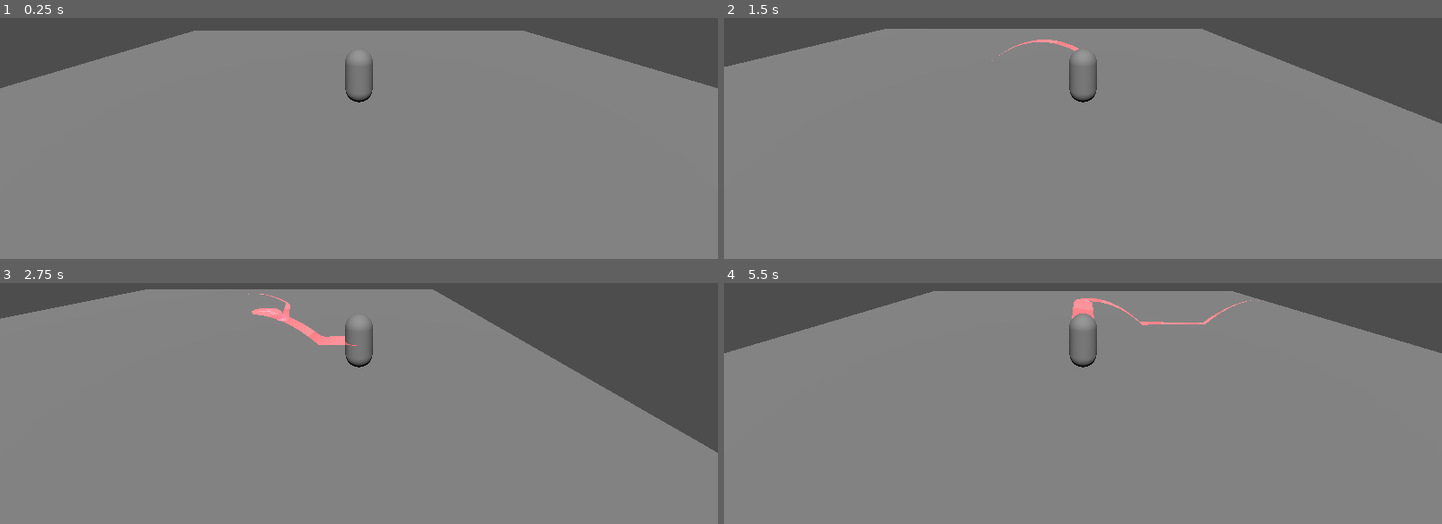
Above: before the commit, frames 1-4 (two rows, left to right).
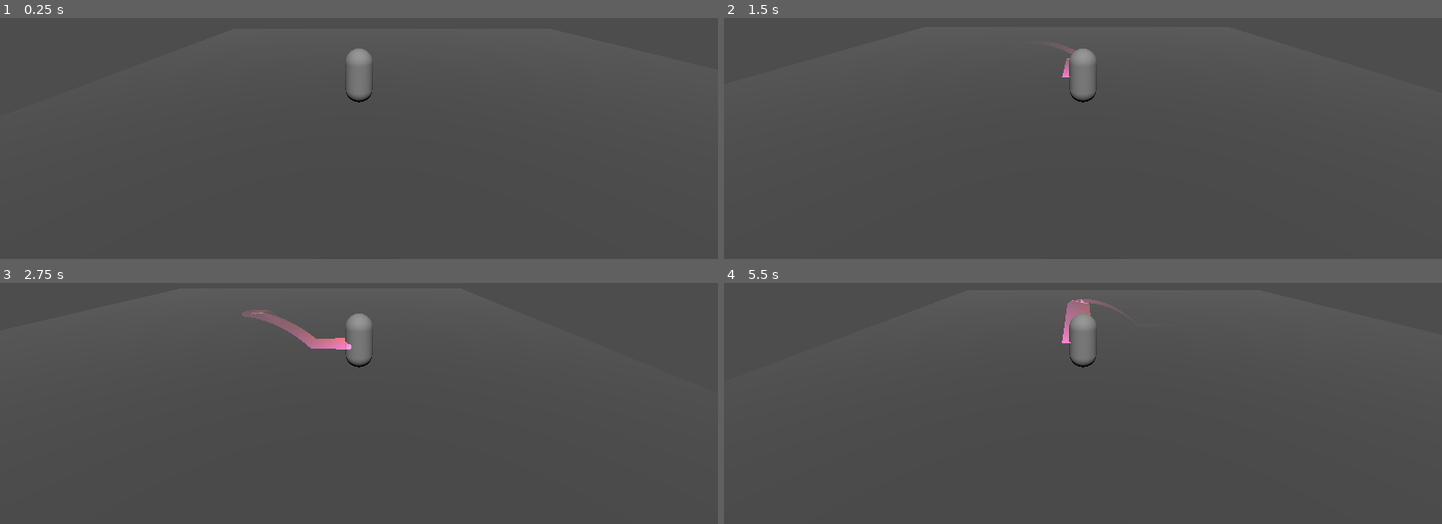
Above: after the commit, the same moments.

Repository: metanoia83/Godot-4.0-Motion-Trail
Game: Godot game, scene res://MainScene.tscn
Two runs of this game, one before a commit and one after it. Both use one fixed random seed, a clock stepped at 60 frames per second and the inputs below.
Inputs:
- Up to frame 1 (0.25 s): no input
- Up to frame 2 (1.5 s): tap Enter (ui_accept) at 0.5, 0.77 s; hold Right (ui_right) 0.53-1.28 s; hold Down (ui_down) from 1.28 s (still down)
- Up to frame 3 (2.75 s): tap Enter (ui_accept) at 1.52 s; release Down (ui_down) at 2.03 s; hold Right (ui_right) from 2.03 s (still down)
- Up to frame 4 (5.5 s): release Right (ui_right) at 2.78 s; hold Up (ui_up) 2.78-3.53 s; tap Enter (ui_accept) at 3.02, 3.77, 4.52 s; hold Left (ui_left) 3.53-5.03 s; hold Down (ui_down) from 5.03 s (still down)

The runs differ from the first frame. In frame 1, 88% of the frame differs, in the area x 0-100%, y 5-100%; in frame 2, 86%; in frame 3, 82%; in frame 4, 88%, in the area x 0-100%, y 3-100%.

Commit message:
- working in Godot 4.1.3 - working in editor - more color/alpha interpolation modes - forward/backward interpolation

Diff:
--- a/MainScene.tscn
+++ b/MainScene.tscn
@@ -7,22 +7,28 @@
 
 [sub_resource type="CapsuleShape3D" id="CapsuleShape3D_xyms8"]
 
-[sub_resource type="Gradient" id="Gradient_ld3mo"]
-colors = PackedColorArray(1, 0.0117647, 0.105882, 0.607843, 1, 0.483429, 0.513289, 0.443137)
+[sub_resource type="Gradient" id="Gradient_fds4x"]
+colors = PackedColorArray(0.952941, 0.34902, 0.317647, 0.745098, 0.892921, 0.45847, 0.709265, 0.760784)
 
-[sub_resource type="GradientTexture2D" id="GradientTexture2D_wiuo0"]
-gradient = SubResource("Gradient_ld3mo")
+[sub_resource type="GradientTexture2D" id="GradientTexture2D_ih4d6"]
+gradient = SubResource("Gradient_fds4x")
 
-[sub_resource type="StandardMaterial3D" id="StandardMaterial3D_hftvf"]
+[sub_resource type="StandardMaterial3D" id="StandardMaterial3D_wcfm6"]
 transparency = 1
 blend_mode = 1
 cull_mode = 2
 shading_mode = 0
-albedo_color = Color(1, 0.376471, 0.458824, 1)
-albedo_texture = SubResource("GradientTexture2D_wiuo0")
+vertex_color_use_as_albedo = true
+albedo_color = Color(0.996078, 0.639216, 1, 1)
+albedo_texture = SubResource("GradientTexture2D_ih4d6")
+
+[sub_resource type="ImmediateMesh" id="ImmediateMesh_vgym8"]
 
 [sub_resource type="BoxMesh" id="BoxMesh_4ov2t"]
 size = Vector3(30, 1, 30)
+
+[sub_resource type="StandardMaterial3D" id="StandardMaterial3D_g18ay"]
+albedo_color = Color(0.301961, 0.301961, 0.301961, 1)
 
 [sub_resource type="ConcavePolygonShape3D" id="ConcavePolygonShape3D_s2mxv"]
 data = PackedVector3Array(-15, 0.5, 15, 15, 0.5, 15, -15, -0.5, 15, 15, 0.5, 15, 15, -0.5, 15, -15, -0.5, 15, 15, 0.5,  …(428 unchanged characters)…
@@ -30,7 +36,7 @@
 [node name="Main" type="Node3D"]
 
 [node name="CharacterBody3D" type="CharacterBody3D" parent="."]
-transform = Transform3D(1, 0, 0, 0, 1, 0, 0, 0, 1, 0, 1.5, 0)
+transform = Transform3D(1, 0, 0, 0, 1, 0, 0, 0, 1, -3.1465, 1.5, 0.564428)
 script = ExtResource("1_cnumv")
 
 [node name="MeshInstance3D" type="MeshInstance3D" parent="CharacterBody3D"]
@@ -39,19 +45,22 @@
 [node name="CollisionShape3D" type="CollisionShape3D" parent="CharacterBody3D"]
 shape = SubResource("CapsuleShape3D_xyms8")
 
-[node name="Trail3D" type="MeshInstance3D" parent="CharacterBody3D"]
-material_override = SubResource("StandardMaterial3D_hftvf")
-cast_shadow = 0
-skeleton = NodePath("../..")
-script = ExtResource("2_n6xy7")
-lifespan = 2.0
-startColor = Color(1, 0.380392, 0.34902, 1)
-
 [node name="Camera3D" type="Camera3D" parent="CharacterBody3D"]
 transform = Transform3D(1, 0, 0, 0, 0.961579, 0.27453, 0, -0.27453, 0.961579, 0, 3.27054, 9.00701)
 
+[node name="Trail3D" type="MeshInstance3D" parent="CharacterBody3D"]
+transform = Transform3D(0.0541134, 0, 0.998535, 0, 1, 0, -0.998535, 0, 0.0541134, -0.188318, 0, 0.284232)
+material_override = SubResource("StandardMaterial3D_wcfm6")
+mesh = SubResource("ImmediateMesh_vgym8")
+script = ExtResource("2_n6xy7")
+fromWidth = 0.565
+lifespan = 2.0
+scaleTexture = false
+colorInterpolationMode = 3
+
 [node name="MeshInstance3D" type="MeshInstance3D" parent="."]
 mesh = SubResource("BoxMesh_4ov2t")
+surface_material_override/0 = SubResource("StandardMaterial3D_g18ay")
 
 [node name="StaticBody3D" type="StaticBody3D" parent="MeshInstance3D"]
 
--- a/Trail3D.gd
+++ b/Trail3D.gd
@@ -1,4 +1,16 @@
+@tool
 class_name Trail3D extends MeshInstance3D
+
+enum InterpolationMode {
+	LINEAR,
+	SQUARE,
+	CUBE,
+	QUAD
+}
+enum InterpolationDirection {
+	FORWARD,
+	BACKWARD
+}
 
 var points  = []
 var widths  = []
@@ -16,6 +28,10 @@
 @export var scaleTexture = true
 @export var startColor = Color(1.0, 1.0, 1.0, 1.0)
 @export var endColor = Color(1.0, 1.0, 1.0, 0.0)
+
+
+@export var colorInterpolationMode = InterpolationMode.LINEAR
+@export var interpolationDirection = InterpolationDirection.FORWARD
 
 var oldPos
 
@@ -47,9 +63,26 @@
 		return
 
 	mesh.surface_begin(Mesh.PRIMITIVE_TRIANGLE_STRIP)
+
 	for i in range(points.size()):
 		var t = float(i) / (points.size() - 1.0)
-		var currColor = startColor.lerp(endColor, 1 - t)
+
+		var currColor = endColor
+
+		var progress = t
+
+		if interpolationDirection == InterpolationDirection.BACKWARD:
+			progress = 1 - t
+
+		if colorInterpolationMode == InterpolationMode.LINEAR:
+			currColor = startColor.lerp(endColor, 1 - progress)
+		elif colorInterpolationMode == InterpolationMode.SQUARE:
+			currColor = startColor.lerp(endColor, 1- (progress ** 2))
+		elif colorInterpolationMode == InterpolationMode.CUBE:
+			currColor = startColor.lerp(endColor, 1 - pow(progress, 3))
+		elif colorInterpolationMode == InterpolationMode.QUAD:
+			currColor = startColor.lerp(endColor,1- pow(progress, 4))
+
 		mesh.surface_set_color(currColor)
 
 		var currWidth = widths[i][0] - pow(1-t, scaleAcceleration) * widths[i][1]
--- a/project.godot
+++ b/project.godot
@@ -12,8 +12,12 @@
 
 config/name="Godot 4.0 Motion Trail"
 run/main_scene="res://MainScene.tscn"
-config/features=PackedStringArray("4.0", "Forward Plus")
+config/features=PackedStringArray("4.1", "Forward Plus")
 config/icon="res://icon.svg"
+
+[dotnet]
+
+project/assembly_name="Godot 4.0 Motion Trail"
 
 [input]
 
Not shown: 1 places in MainScene.tscn that only renumber resources
Binary file added: screenshot.png
Not shown, added: screenshot.png.import
Not shown, changed: README.md
